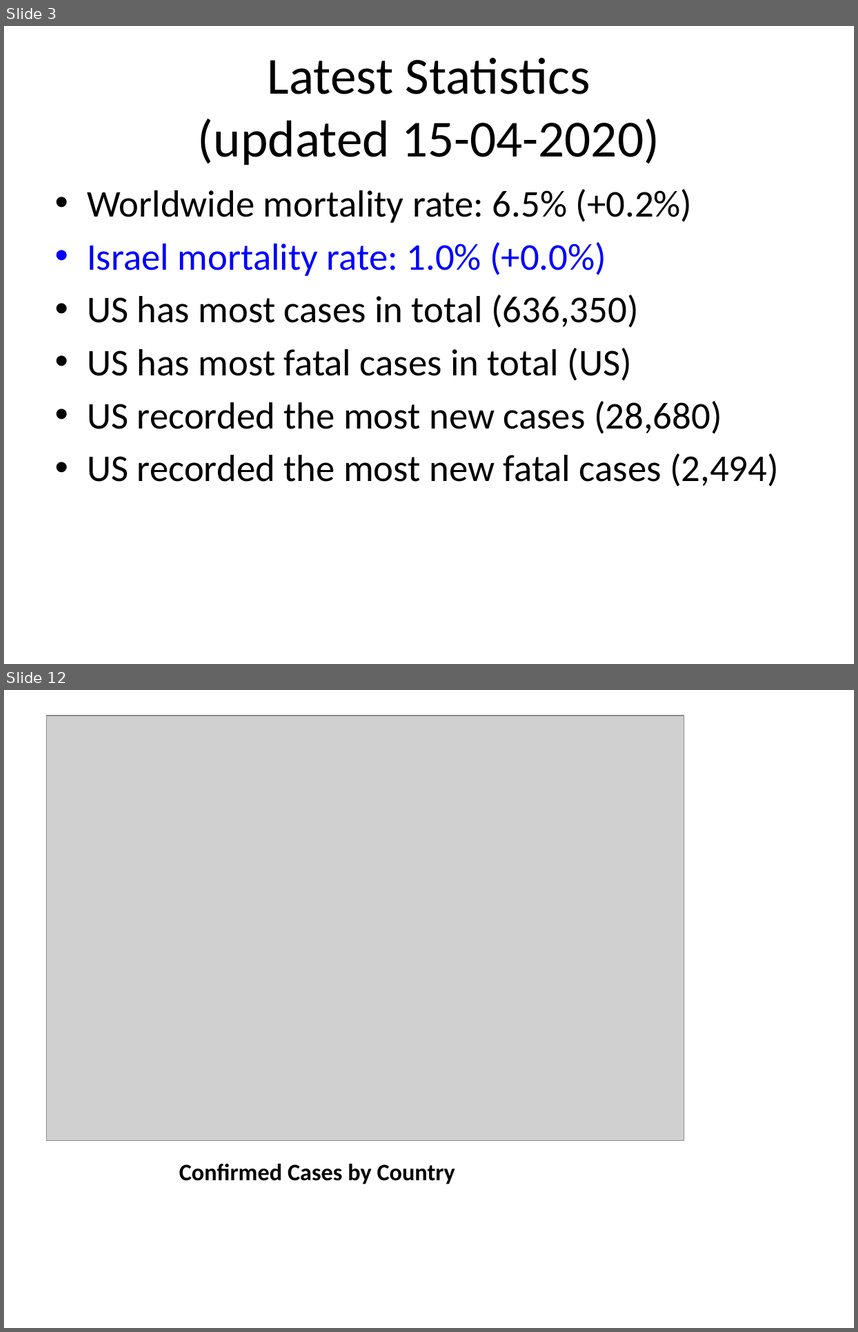
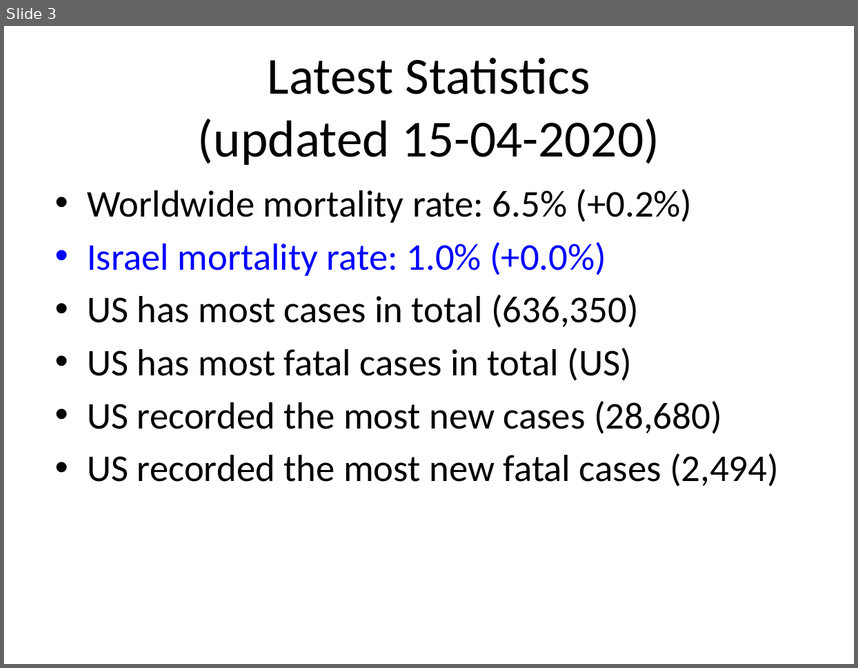
Before and after one commit to Eladweller/COVID-19-worldwide-analysis, a slide deck: Presentations/COVID-19 15-04-2020.pptx. Shown one above the other, each under a label of ours: slides 3 and 12 before the commit, slide 3 after it; the slides between them are not shown. The pictures are 858x1332 and 858x668 pixels, drawn with LibreOffice and Linux fonts; fonts in the diff are those of the drawing; grey boxes stand for pictures. Boxes give left, top, right and bottom in pixels: in the first picture for what was removed or moved away, otherwise in the second. Text is boxed around its words. In the diff, an @@ line names an element or a change of style, - is before the commit and + after.

```diff
--- a/Presentations/COVID-19 15-04-2020.pptx
+++ b/Presentations/COVID-19 15-04-2020.pptx
@@ slide 12 removed at (4, 690, 854, 1328), background #FFFFFF @@
@@ picture removed at (47, 716, 684, 1141) @@
@@ title removed at (179, 1163, 455, 1184) @@
-Confirmed Cases by Country
```
Also in this commit, not shown: 32 slides added, 28 other slides removed, 24 other files.
